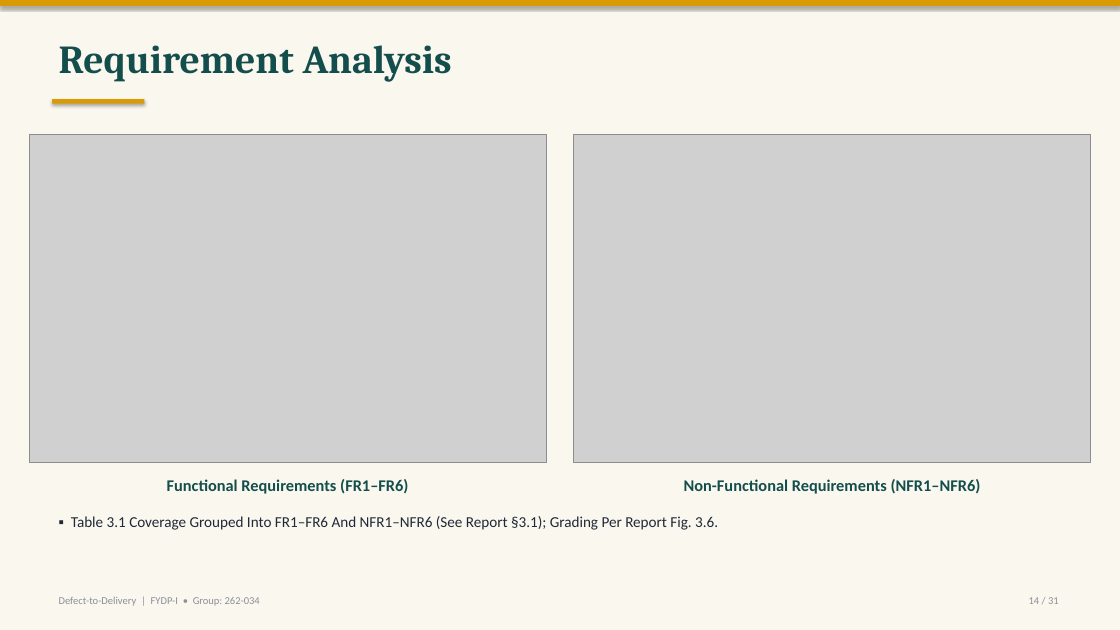
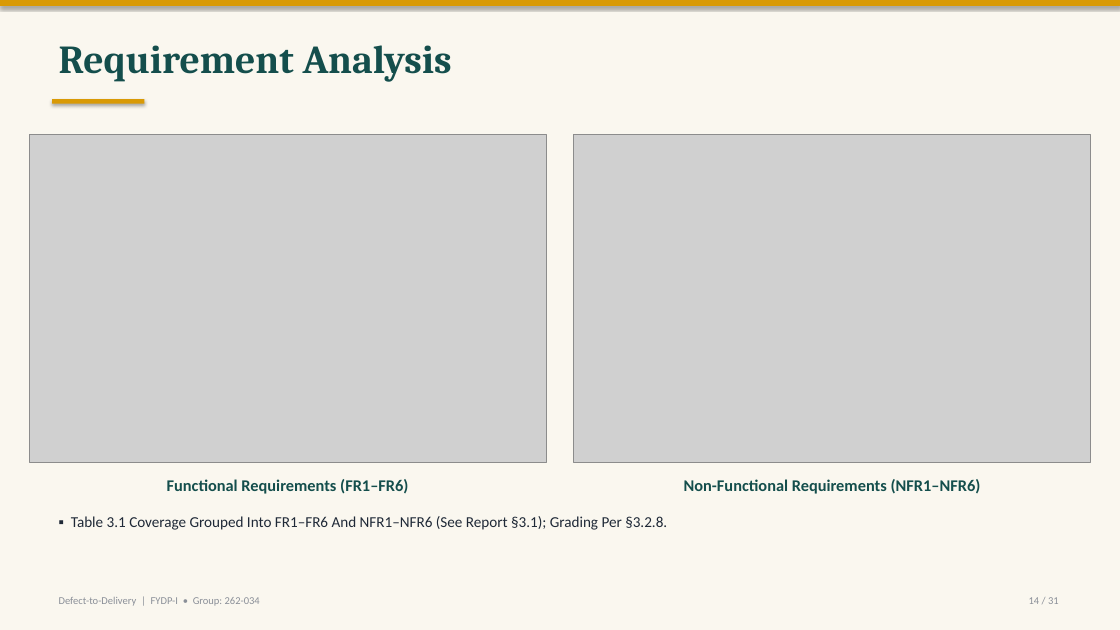
Before and after one commit to labib-ux/FYDP, a slide deck: slide 14 of slides/FYDP-I_Defect-to-Delivery.pptx. Drawn at 1120x630 pixels with LibreOffice and Linux fonts; fonts in the diff are those of the drawing; grey boxes stand for pictures. Boxes give left, top, right and bottom in pixels: in the first picture for what was removed or moved away, otherwise in the second. Text is boxed around its words. In the diff, an @@ line names an element or a change of style, - is before the commit and + after.

```diff
--- a/slides/FYDP-I_Defect-to-Delivery.pptx
+++ b/slides/FYDP-I_Defect-to-Delivery.pptx
@@ text at (71,516,667,530): text changed @@
-▪ Table 3.1 Coverage Grouped Into FR1–FR6 And NFR1–NFR6 (See Report §3.1); Grading Per Report Fig. 3.6.
+▪ Table 3.1 Coverage Grouped Into FR1–FR6 And NFR1–NFR6 (See Report §3.1); Grading Per §3.2.8.
```
Also in this commit, not shown: 6 other slides changed.
